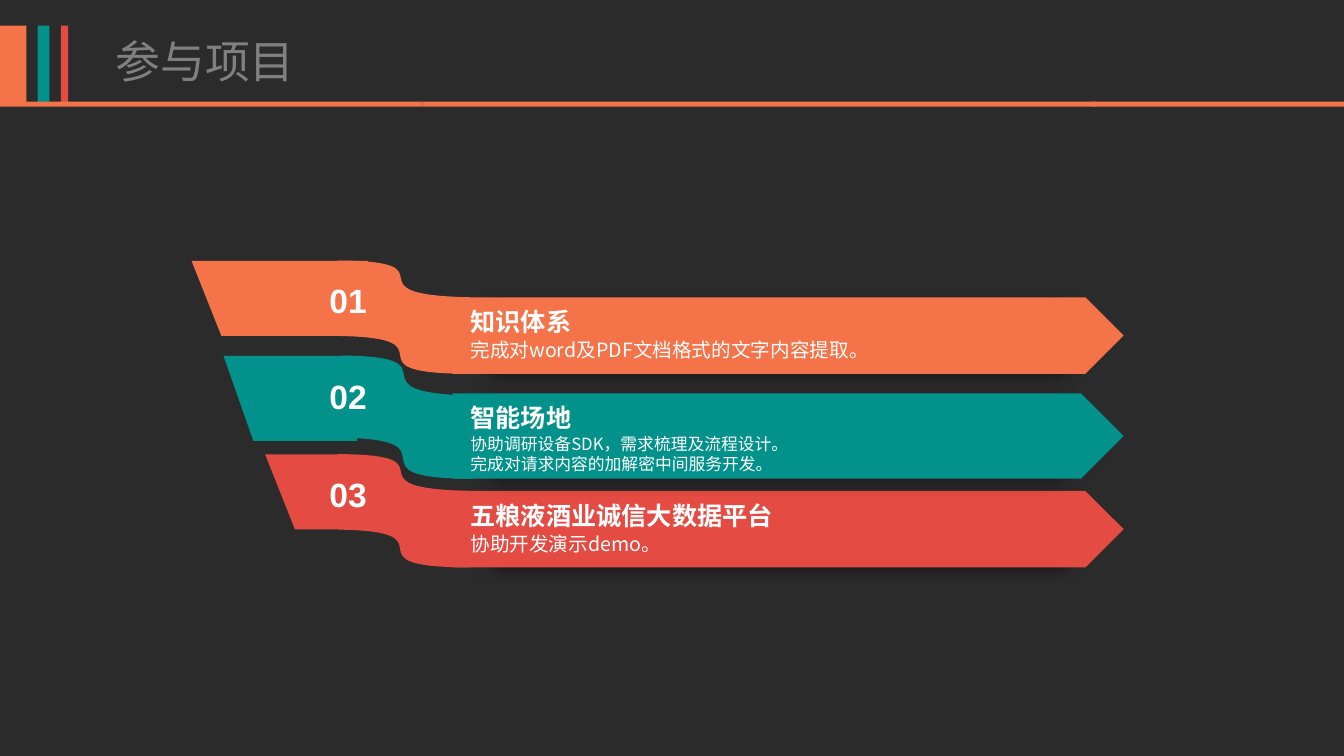
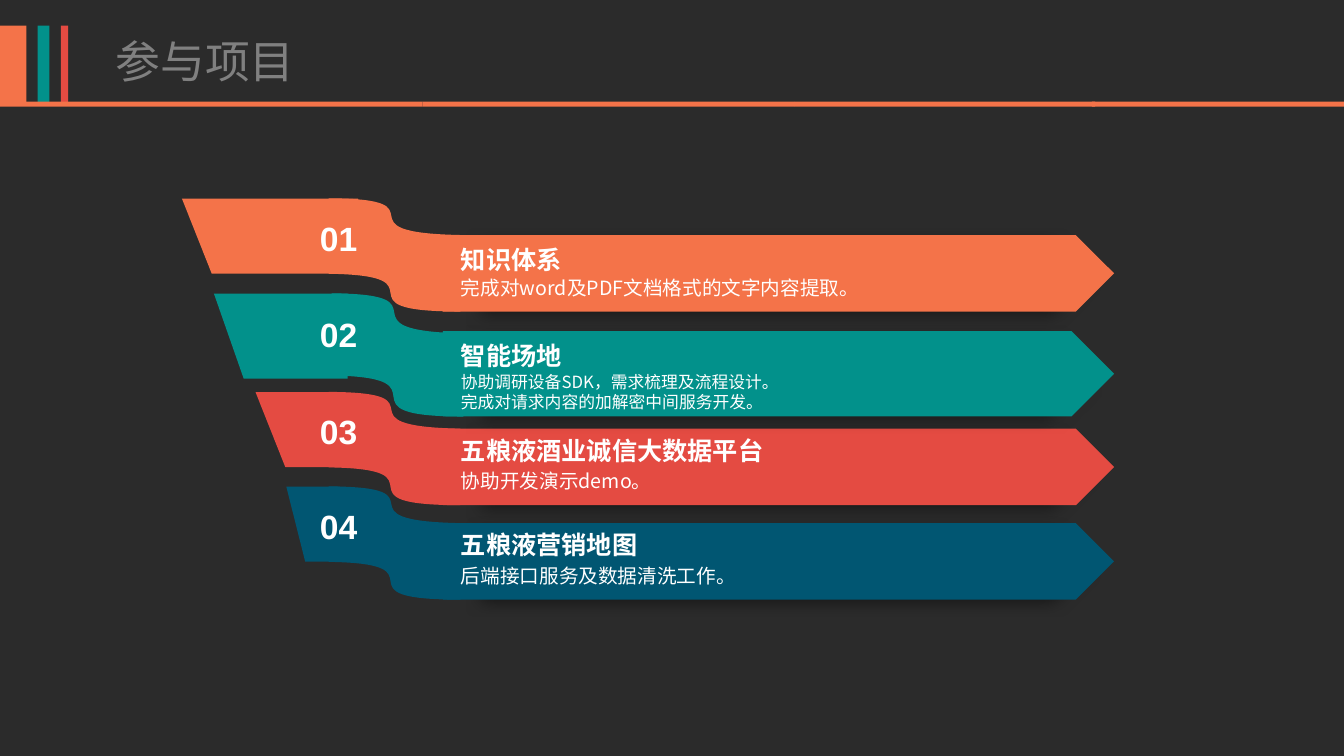
Before and after one commit to TinyWorker/speechless.github.io, a slide deck: slide 4 of images/通用商务.pptx. Drawn at 1344x756 pixels with LibreOffice and Linux fonts; fonts in the diff are those of the drawing; background and template pictures are left out; a plain dark background stands for a picture behind light text. Boxes give left, top, right and bottom in pixels: in the first picture for what was removed or moved away, otherwise in the second. Text is boxed around its words. In the diff, an @@ line names an element or a change of style, - is before the commit and + after.

```diff
--- a/images/通用商务.pptx
+++ b/images/通用商务.pptx
@@ 5 texts, 3 pentagon arrows, 2 freeform shapes moved together from (x1=192, y1=260, x2=1124, y2=568) to (x1=181, y1=199, x2=1114, y2=505) @@
@@ 4 texts, 4 freeform shapes moved together from (x1=224, y1=309, x2=788, y2=568) to (x1=214, y1=247, x2=779, y2=505) @@
@@ freeform shape added at (x1=286, y1=487, x2=340, y2=562), fill #015672 @@
@@ freeform shape added at (x1=329, y1=487, x2=461, y2=600), fill #015672 @@
@@ text added at (x1=320, y1=515, x2=357, y2=540), 24 pt, text #FFFFFF, bold @@
+04
@@ pentagon arrow added at (x1=443, y1=523, x2=1114, y2=600), fill #015672 @@
@@ text added at (x1=461, y1=532, x2=637, y2=557), 18 pt, text #FFFFFF, bold @@
+五粮液营销地图
@@ text added at (x1=461, y1=566, x2=736, y2=585), 14 pt, text #FFFFFF @@
+后端接口服务及数据清洗工作。
```
Also in this commit, not shown: 4 other slides changed, 2 slides added, 2 slides removed.
